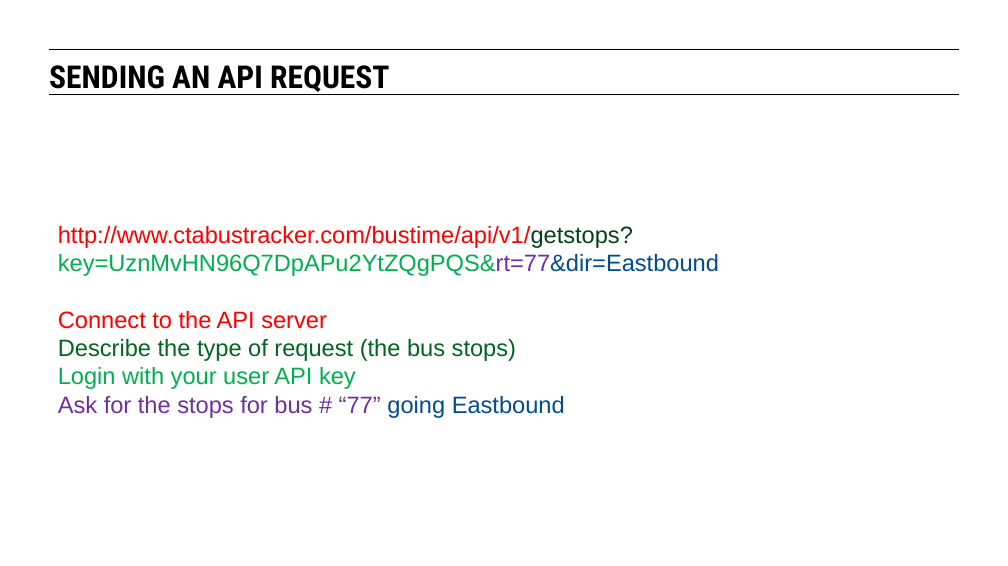
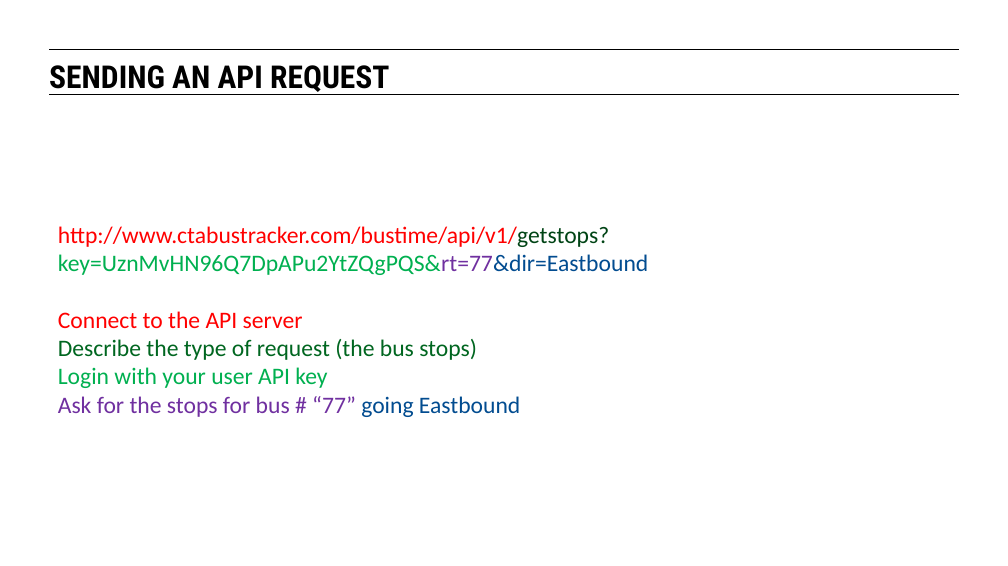
Before and after one commit to sambrowning91/CHI-DS-3, a slide deck: slide 7 of classes/lesson-03/slides/03-web-based-data-collection-methods.pptx. Drawn at 1008x566 pixels with LibreOffice and Linux fonts; fonts in the diff are those of the drawing. Boxes give left, top, right and bottom in pixels: in the first picture for what was removed or moved away, otherwise in the second. Text is boxed around its words. In the diff, an @@ line names an element or a change of style, - is before the commit and + after.

```diff
--- a/classes/lesson-03/slides/03-web-based-data-collection-methods.pptx
+++ b/classes/lesson-03/slides/03-web-based-data-collection-methods.pptx
@@ text "http://www.ctabustracker.com/bustime/api/v1/getstops?key=Uzn ..." at bbox=[58, 226, 648, 417]: font Arial to Calibri @@
```
Also in this commit, not shown: 2 other slides changed, 1 other file.
